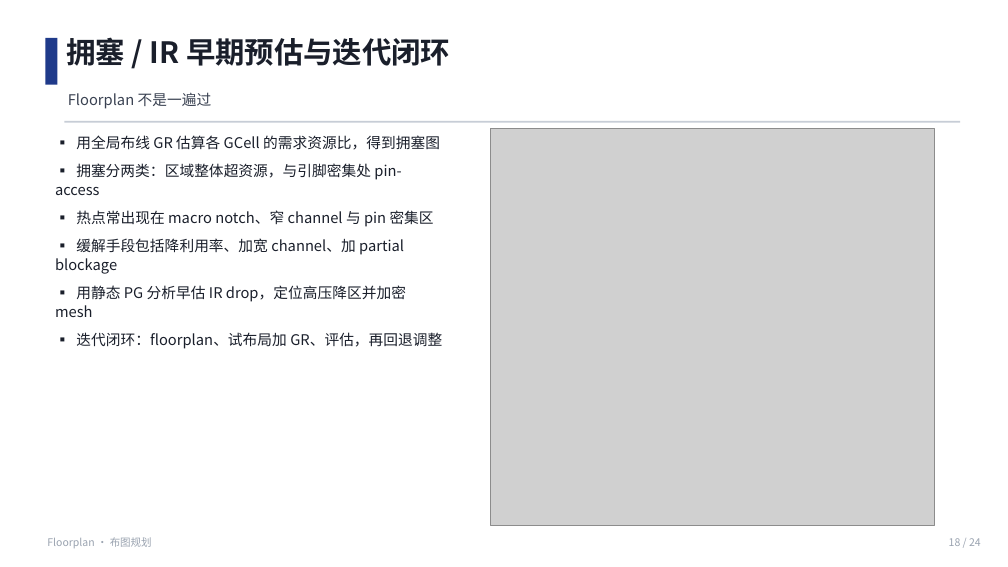
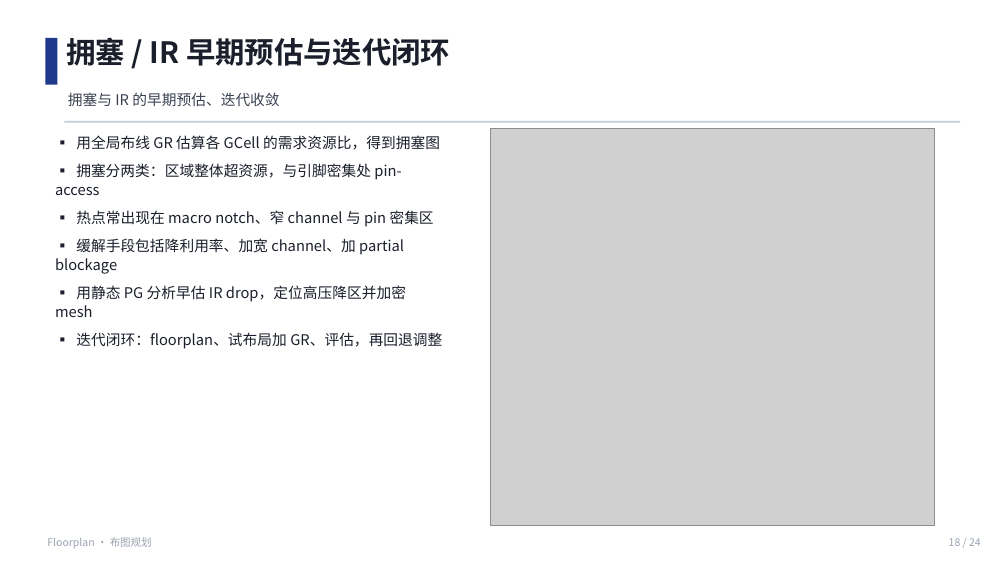
Before and after one commit to JinChengZ18/IC_Learning_Material, a slide deck: slide 18 of IC_Backend_Notes/slides/05_Floorplan.pptx. Drawn at 1008x567 pixels with LibreOffice and Linux fonts; fonts in the diff are those of the drawing; grey boxes stand for pictures. Boxes give left, top, right and bottom in pixels: in the first picture for what was removed or moved away, otherwise in the second. Text is boxed around its words. In the diff, an @@ line names an element or a change of style, - is before the commit and + after.

```diff
--- a/IC_Backend_Notes/slides/05_Floorplan.pptx
+++ b/IC_Backend_Notes/slides/05_Floorplan.pptx
@@ text at (68,92,279,106): text changed @@
-Floorplan 不是一遍过
+拥塞与 IR 的早期预估、迭代收敛
```
Also in this commit, not shown: 15 other slides changed, 54 other files.
